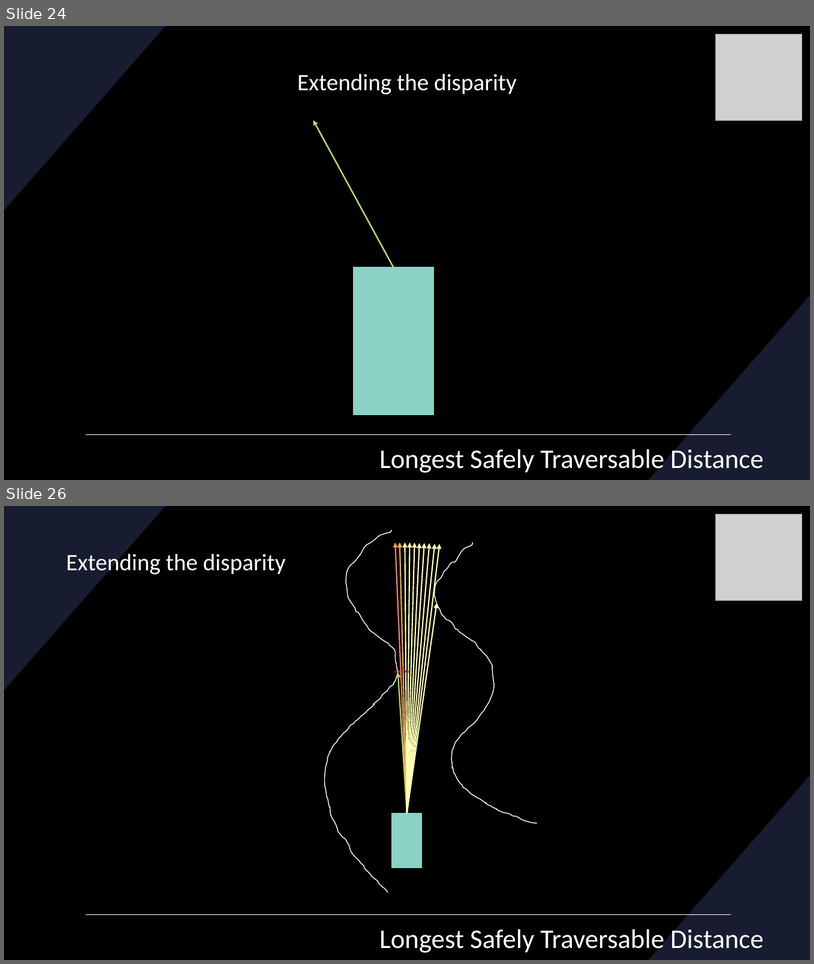
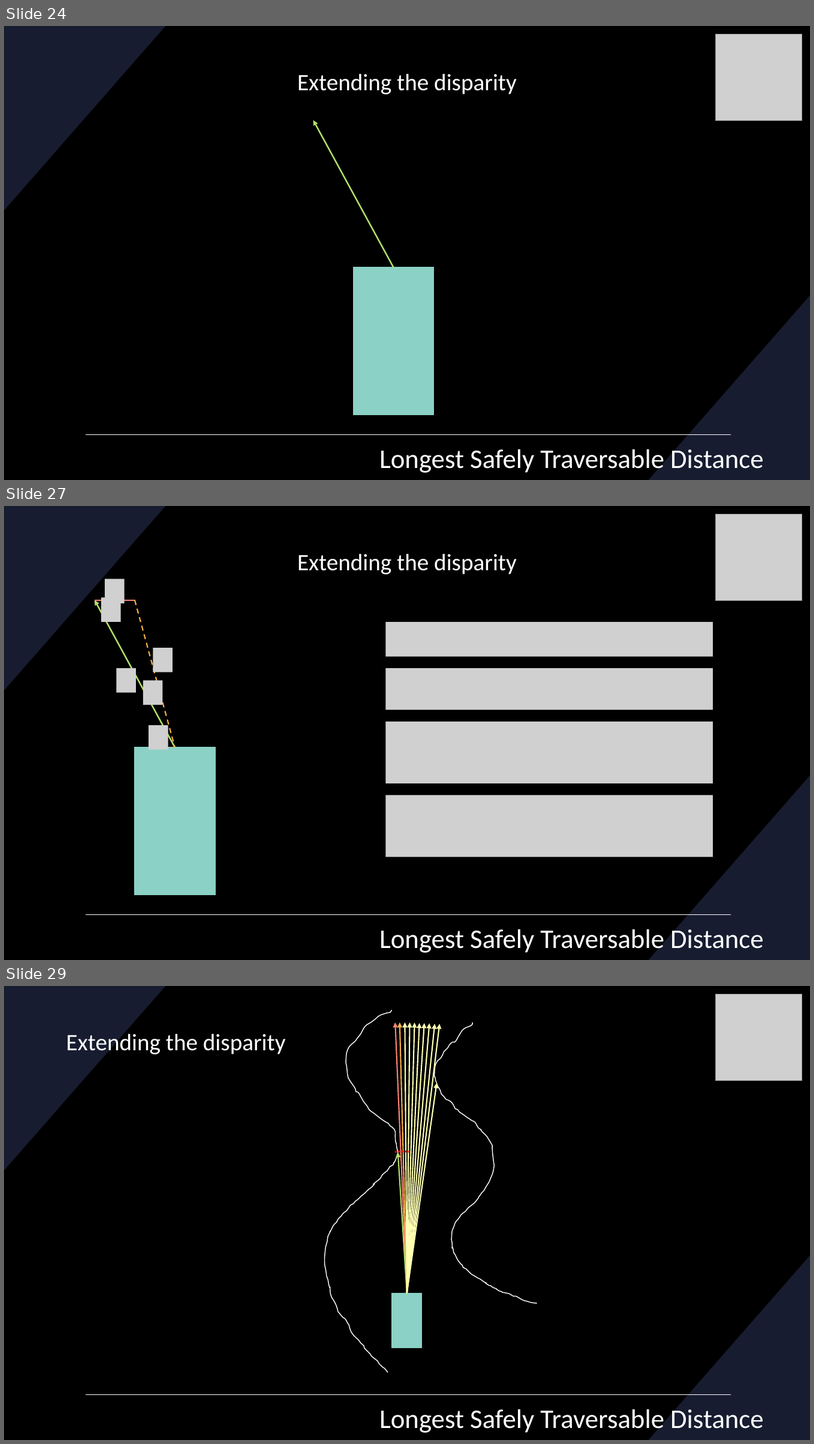
Before and after one commit to RacingAI/Reactive-Methods-Workshop, a slide deck: Disparity_Extender.pptx. Shown one above the other, each under a label of ours: slides 24 and 26 before the commit, slides 24, 27 and 29 after it; the slides between them are not shown. The pictures are 814x964 and 814x1444 pixels, drawn with LibreOffice and Linux fonts; fonts in the diff are those of the drawing; grey boxes stand for pictures. Boxes give left, top, right and bottom in pixels: in the first picture for what was removed or moved away, otherwise in the second. Text is boxed around its words. In the diff, an @@ line names an element or a change of style, - is before the commit and + after.

```diff
--- a/Disparity_Extender.pptx
+++ b/Disparity_Extender.pptx
@@ slide 27 added at (4,506,810,960), background #000000; not listed: 3 template elements that a slide beside it also shows @@
@@ picture added at (716,514,803,600) @@
@@ text added at (297,553,517,574), 28 pt, text #FFFFFF @@
+Extending the disparity
@@ group added at (95,579,215,894): 5 pictures, 2 lines, 1 rectangle, 1 arrow @@
@@ picture added at (386,622,713,656) @@
@@ picture added at (153,648,172,672) @@
@@ picture added at (386,668,713,710) @@
@@ picture added at (386,721,713,783) @@
@@ picture added at (386,795,713,857) @@
@@ title added at (380,925,764,954), 32 pt, text #FFFFFF @@
+Longest Safely Traversable Distance
@@ what was slide 26 is now slide 29 @@
```
Also in this commit, not shown: 4 slides changed, 2 other slides added.
